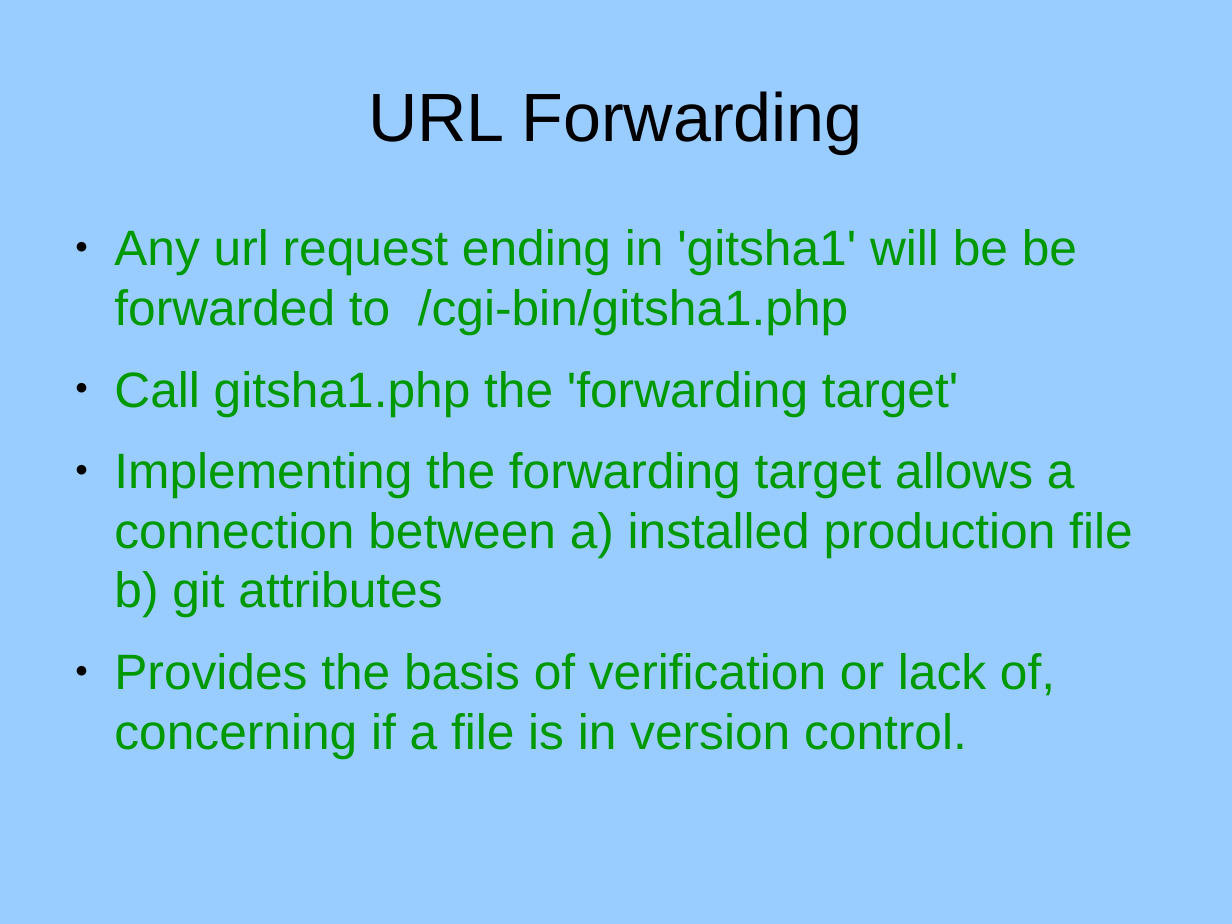
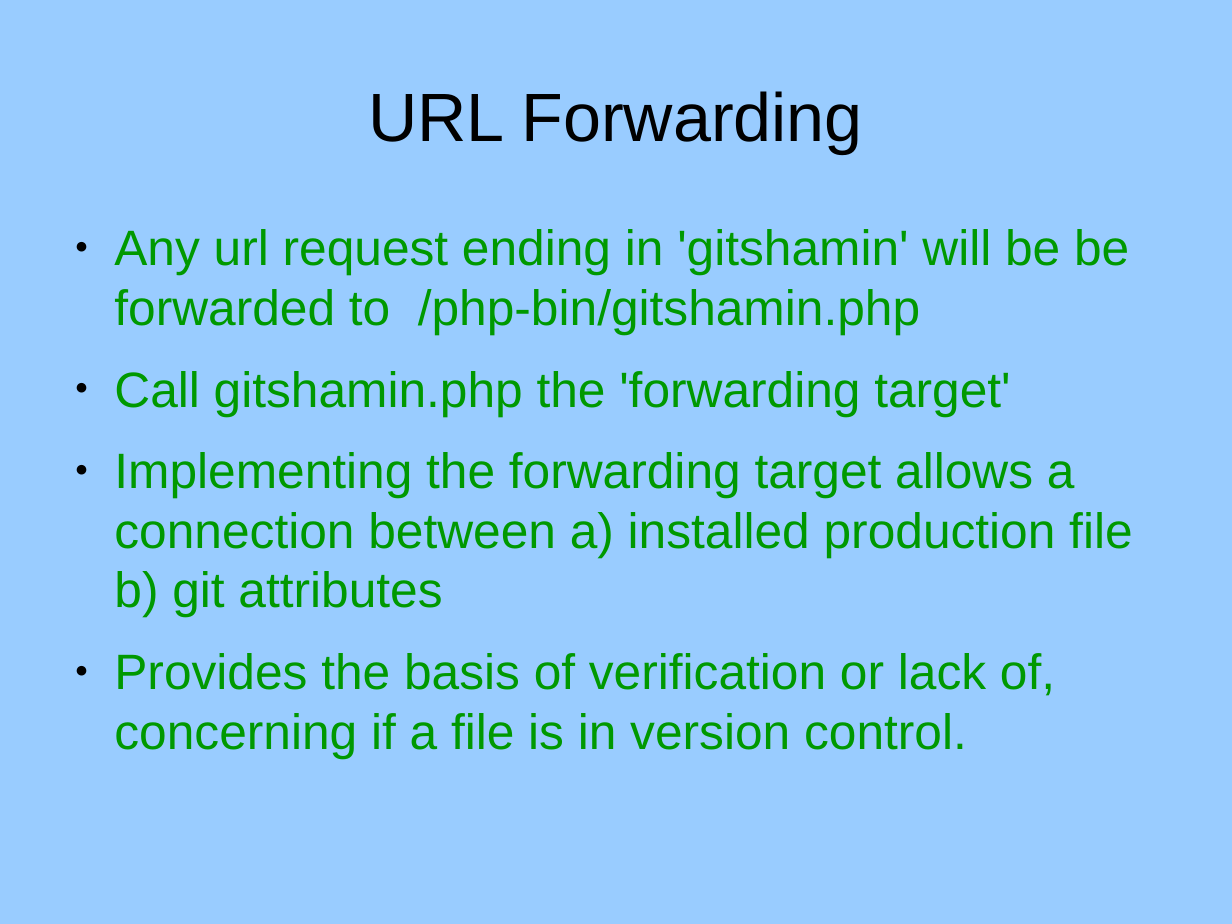
Before and after one commit to RaymondByczko/git-php-rewrite, a slide deck: slide 12 of docs/powerpoint.odp (slide 11 before the commit). Drawn at 1232x924 pixels with LibreOffice and Linux fonts; fonts in the diff are those of the drawing. Boxes give left, top, right and bottom in pixels: in the first picture for what was removed or moved away, otherwise in the second. Text is boxed around its words. In the diff, an @@ line names an element or a change of style, - is before the commit and + after.

```diff
--- a/docs/powerpoint.odp
+++ b/docs/powerpoint.odp
@@ text at (x1=114, y1=229, x2=1129, y2=416): text changed @@
-● Any url request ending in 'gitsha1' will be be forwarded to /cgi-bin/gitsha1.php
-● Call gitsha1.php the 'forwarding target'
+● Any url request ending in 'gitshamin' will be be forwarded to /php-bin/gitshamin.php
+● Call gitshamin.php the 'forwarding target'
```
Also in this commit, not shown: 10 other slides changed, 5 slides added.
